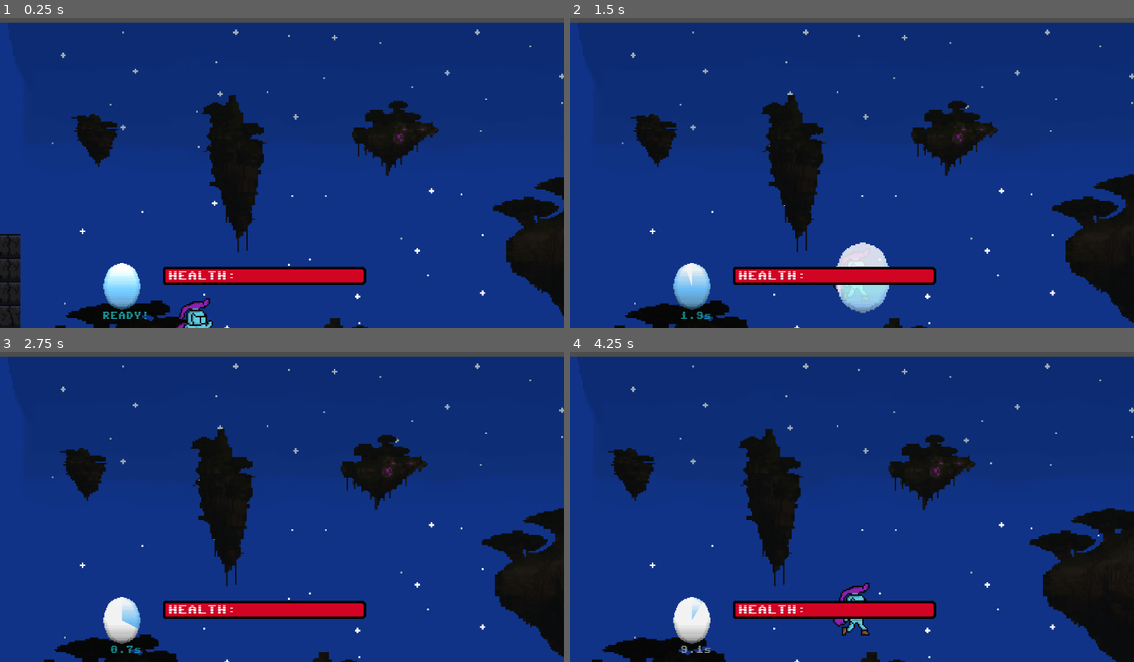
Above: before the commit, frames 1-4 (two rows, left to right).
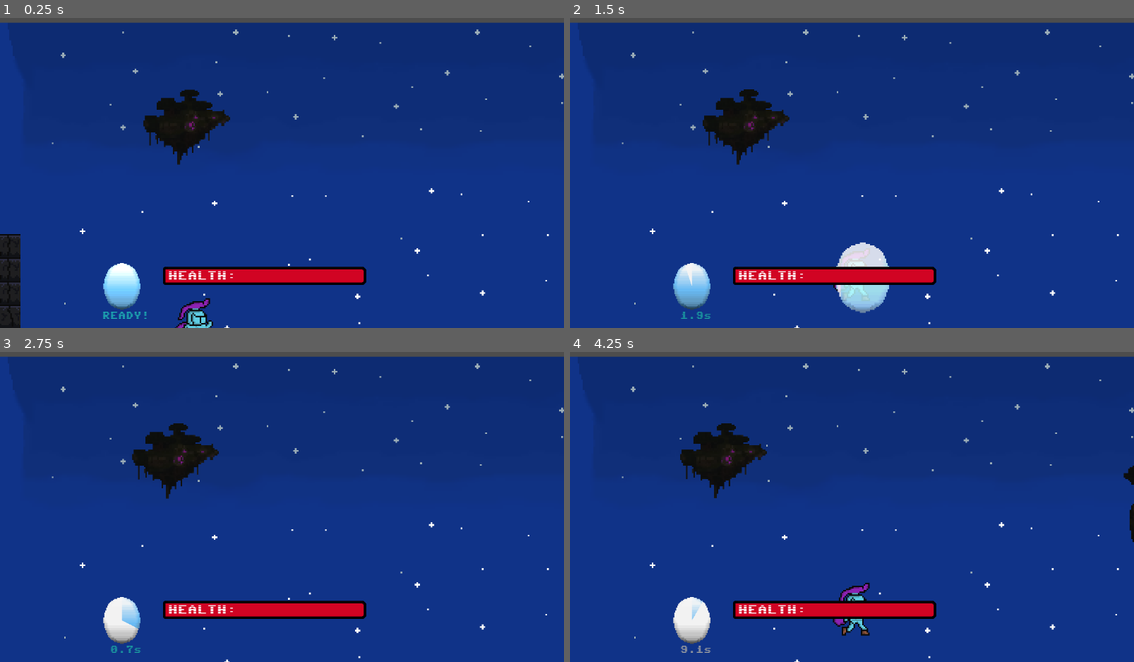
Above: after the commit, the same moments.

Repository: lolix1321/raymanMy
Game: Godot game, scene res://scenes/level_2.tscn
Two runs of this game, one before a commit and one after it. Both use one fixed random seed, a clock stepped at 60 frames per second and the inputs below. This scene is started directly instead of the project's main scene.
Inputs (mouse positions are in pixels of both pictures, inside the frame that each line leads up to):
- Up to frame 1 (0.25 s): no input
- Up to frame 2 (1.5 s): tap Enter (ui_accept) at 0.5 s; move the mouse to (976, 154) at 0.52 s; hold Shift (Sprint) 0.53-1.28 s; hold D (right) from 0.53 s (still down); tap W (jump) at 0.77 s; move the mouse to (739, 185) at 1.27 s; tap Q (shield) at 1.35 s
- Up to frame 3 (2.75 s): tap W (jump) at 1.52 s; move the mouse to (338, 432) at 2.02 s; release D (right) at 2.03 s; hold A (left) from 2.03 s (still down); click (338, 432) at 2.1 s
- Up to frame 4 (4.25 s): move the mouse to (823, 565) at 2.77 s; release A (left) at 2.78 s; hold D (right) from 2.78 s (still down); tap Shift (Sprint) at 2.85 s; tap W (jump) at 3.02, 3.77 s; move the mouse to (1021, 550) at 3.52 s; tap Q (shield) at 3.6 s

The runs differ from the first frame. In frame 1, 11% of the frame differs, in the area x 9-100%, y 23-100%; in frame 2, 12%; in frame 3, 12%; in frame 4, 14%, in the area x 3-100%, y 23-100%.

Commit message:
pusilem
dsdfs

Diff:
--- a/scenes/cameraLevel1.gd
+++ b/scenes/cameraLevel1.gd
@@ -40,5 +40,5 @@
 	is_shaking = true
 
 	# Odblokuje po 0.5s
-	await get_tree().create_timer(0.5).timeout
+	await get_tree().create_timer(0.3).timeout
 	is_shaking = false
--- a/scenes/level_2.tscn
+++ b/scenes/level_2.tscn
@@ -68,7 +68,7 @@
 motion_scale = Vector2(0.1, 0)
 
 [node name="Sprite2D" type="Sprite2D" parent="ParallaxBackground/ParallaxLayer2"]
-position = Vector2(736, 218)
+position = Vector2(594, 210)
 texture = ExtResource("2_ne2mo")
 
 [node name="ParallaxLayer3" type="ParallaxLayer" parent="ParallaxBackground"]
--- a/scenes/player.tscn
+++ b/scenes/player.tscn
@@ -317,7 +317,7 @@
 [node name="Timers" type="Node" parent="."]
 
 [node name="CooldownTimer" type="Timer" parent="Timers"]
-wait_time = 0.4
+wait_time = 0.422
 one_shot = true
 
 [node name="FireTimer" type="Timer" parent="Timers"]
--- a/scenes/spider.gd
+++ b/scenes/spider.gd
@@ -303,10 +303,12 @@
 
 func _on_attack_timer_timeout() -> void:
 	if onplayer:
+		print(player.spider)
 		if player.spider == self:
 			get_tree().get_first_node_in_group("Player").get_damage(10)
 		else:
-			zeskocz()
+			player.spider.zeskocz()
+
 
 
 
Binary file changed: graphic/test/paralaxSAVE.png
Not shown: 2 places in scenes/player.tscn that only renumber resources
Not shown, changed: scenes/portal_one_menu.tscn
